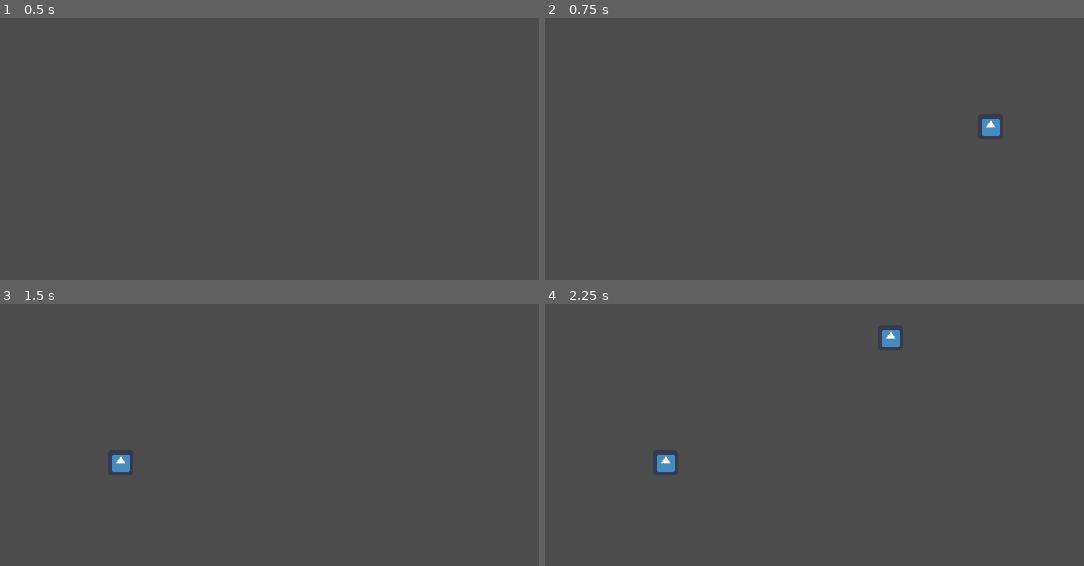
Above: before the commit, frames 1-4 (two rows, left to right).
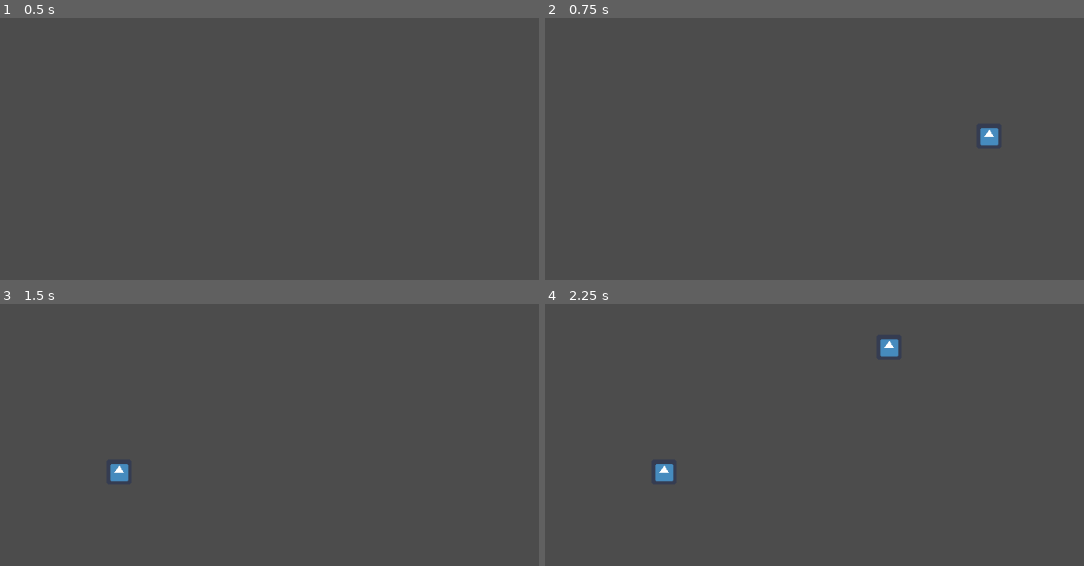
Above: after the commit, the same moments.

Repository: zjwgames/Life-is-a-Game-Conway
Game: Godot game, scene res://Main.tscn
The game is run twice, just before and just after one commit, with the same random seed, the same clock (stepped at 60 frames per second) and the same inputs. The engine's default icon, where the game draws it, is replaced by a stand-in: a white triangle on a blue panel in a dark square.
Inputs (mouse positions are in pixels of both pictures, inside the frame that each line leads up to):
- Up to frame 1 (0.5 s): no input
- Up to frame 2 (0.75 s): tap Enter (ui_accept) at 0.5 s; move the mouse to (992, 138) at 0.52 s; click (992, 138) at 0.67 s
- Up to frame 3 (1.5 s): tap Enter (ui_accept) at 0.77 s; tap Delete (ui_reset) at 1.25 s; move the mouse to (107, 471) at 1.27 s; click (107, 471) at 1.42 s
- Up to frame 4 (2.25 s): tap Enter (ui_accept) at 1.52, 2 s; move the mouse to (895, 343) at 2.02 s; click (895, 343) at 2.17 s

Frame 1 is identical in both runs. In frame 2, 0.3% of the frame differs, in the area x 80-85%, y 38-49%; in frame 3, 0.3%; in frame 4, 0.6%, in the area x 20-66%, y 9-68%.

Commit message:
Fixed panning and zooming tile placement transformation

Diff:
--- a/Main.gd
+++ b/Main.gd
@@ -35,25 +35,37 @@
    $Camera2D.offset -= dv
 
 func place_cell(pos: Vector2):
-	var key = get_grid_pos(pos)
-	if not cells.has(key):
-		var cell = $Cell.duplicate()
-		cell.position = key * 32
-		add_child(cell)
-		cell.show()
-		cells[key] = cell
-		grids[1][key] = true
+	# Convert mouse position to camera view coordinates
+	pos = mouse_pos_to_cam_pos(pos)
+	var grid_pos = get_grid_pos(pos)
+	if not cells.has(grid_pos):
+		add_new_cell(grid_pos)
+
+func mouse_pos_to_cam_pos(pos):
+	return pos + $Camera2D.offset / $Camera2D.zoom - get_viewport_rect().size / 2
+
+func add_new_cell(grid_pos):
+	var pos = grid_pos * 32.0
+	var cell = $Cell.duplicate()
+	cell.position = pos
+	add_child(cell)
+	cell.show()
+	cells[grid_pos] = cell
+	grids[1][grid_pos] = true
+	print("Cell placed!")
 
 func get_grid_pos(pos: Vector2) -> Vector2:
-	return pos.snapped(Vector2(32, 32)) / 32
+	var pixels = 32.0 / $Camera2D.zoom.x
+	return pos.snapped(Vector2(pixels, pixels)) / pixels
 
 func remove_cell(pos: Vector2):
-	var key = get_grid_pos(pos)
+	var key = get_grid_pos(mouse_pos_to_cam_pos(pos))
 	# Check if user clicked in occupied position
 	if cells.has(key):
 		cells[key].queue_free()
 		cells.erase(key)
 		grids[1].erase(key)
+		print("Cell removed!")
 
 func start_stop():
 	if $Timer.is_stopped() and cells.size() > 0:
@@ -67,6 +79,7 @@
 		cells[key].queue_free()
 	grids[1].clear()
 	cells.clear()
+	print("Board reset!")
 
 
 func _on_Timer_timeout():
--- a/Main.tscn
+++ b/Main.tscn
@@ -7,13 +7,12 @@
 script = ExtResource( 1 )
 
 [node name="Cell" type="Sprite" parent="."]
-position = Vector2( -45, -32 )
+position = Vector2( 666.398, -45.4543 )
 texture = ExtResource( 2 )
 
 [node name="Timer" type="Timer" parent="."]
 
 [node name="Camera2D" type="Camera2D" parent="."]
-position = Vector2( 510, 300 )
 current = true
 
 [connection signal="timeout" from="Timer" to="." method="_on_Timer_timeout"]
